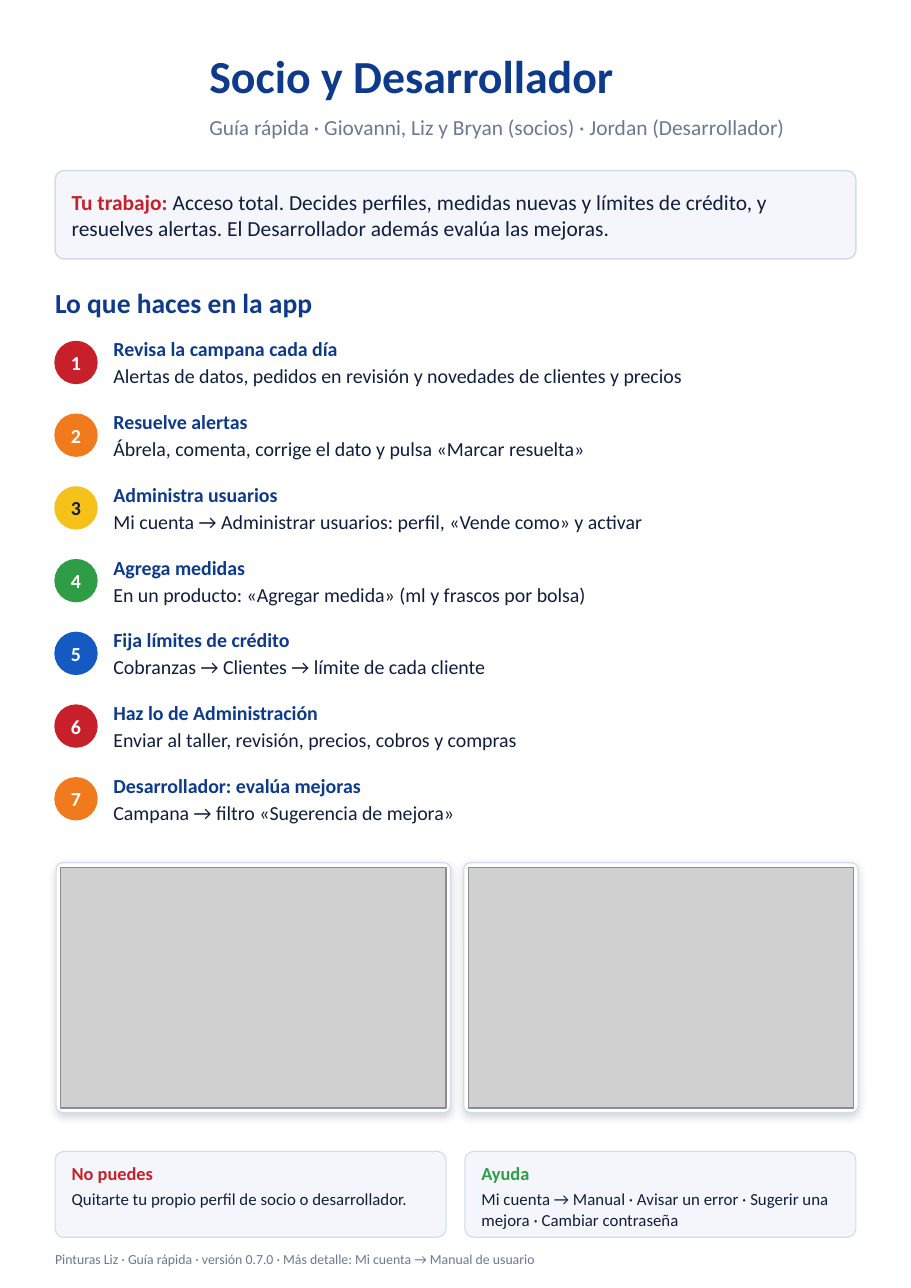
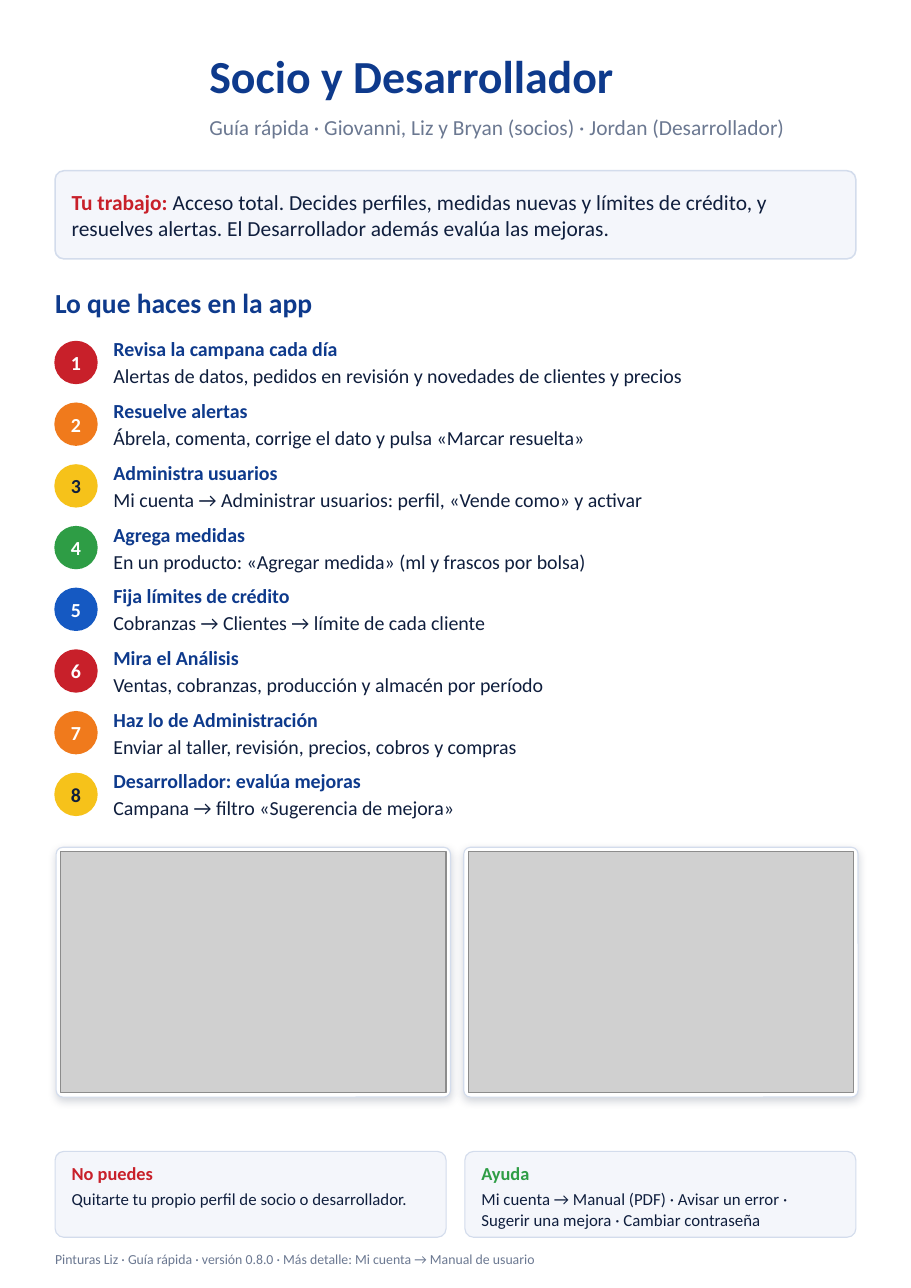
Before and after one commit to estadisticoJ/pinturas-liz-app, a slide deck: slide 1 of docs/capacitacion/guias-rapidas-pinturas-liz.pptx. Drawn at 911x1288 pixels with LibreOffice and Linux fonts; fonts in the diff are those of the drawing; grey boxes stand for pictures; background and template pictures are left out. Boxes give left, top, right and bottom in pixels: in the first picture for what was removed or moved away, otherwise in the second. Text is boxed around its words. In the diff, an @@ line names an element or a change of style, - is before the commit and + after.

Commit message:
v0.8.0 - Modulo Analisis, botones de manual y guia, datos demo

```diff
--- a/docs/capacitacion/guias-rapidas-pinturas-liz.pptx
+++ b/docs/capacitacion/guias-rapidas-pinturas-liz.pptx
@@ text "2": place and size @@
-text "2" at box(71, 430, 81, 443)
+text "2" at box(71, 419, 81, 432)
@@ ellipse: place and size @@
-ellipse at box(55, 414, 97, 456)
+ellipse at box(55, 403, 97, 445)
@@ text "Resuelve alertas": place and size @@
-text "Resuelve alertas" at box(113, 415, 584, 460)
+text "Resuelve alertas" at box(113, 404, 584, 449)
@@ text "3": place and size @@
-text "3" at box(71, 502, 81, 515)
+text "3" at box(71, 480, 81, 493)
@@ ellipse: place and size @@
-ellipse at box(55, 487, 97, 529)
+ellipse at box(55, 465, 97, 507)
@@ text "Administra usuarios": place and size @@
-text "Administra usuarios" at box(113, 488, 642, 533)
+text "Administra usuarios" at box(113, 466, 642, 511)
@@ text "4": place and size @@
-text "4" at box(71, 575, 81, 588)
+text "4" at box(71, 542, 81, 555)
@@ ellipse: place and size @@
-ellipse at box(55, 560, 97, 601)
+ellipse at box(55, 527, 97, 568)
@@ text "Agrega medidas": place and size @@
-text "Agrega medidas" at box(113, 561, 586, 606)
+text "Agrega medidas" at box(113, 528, 586, 573)
@@ text "5": place and size @@
-text "5" at box(71, 648, 81, 661)
+text "5" at box(71, 604, 81, 617)
@@ ellipse: place and size @@
-ellipse at box(55, 632, 97, 674)
+ellipse at box(55, 588, 97, 630)
@@ text "Fija límites de crédito": place and size @@
-text "Fija límites de crédito" at box(113, 633, 485, 674)
+text "Fija límites de crédito" at box(113, 589, 485, 630)
@@ text "6": place and size @@
-text "6" at box(71, 720, 81, 734)
+text "6" at box(71, 664, 81, 678)
@@ ellipse: place and size @@
-ellipse at box(55, 705, 97, 747)
+ellipse at box(55, 650, 97, 692)
@@ text added at box(113, 651, 543, 696), 13 pt, text #0F1E3D @@
+Mira el Análisis
+Ventas, cobranzas, producción y almacén por período
@@ text "7": place and size @@
-text "7" at box(71, 793, 81, 806)
+text "7" at box(71, 727, 81, 740)
@@ ellipse: place and size @@
-ellipse at box(55, 778, 97, 820)
+ellipse at box(55, 712, 97, 753)
@@ text "Haz lo de Administración": place and size @@
-text "Haz lo de Administración" at box(113, 706, 517, 751)
+text "Haz lo de Administración" at box(113, 713, 517, 758)
@@ ellipse added at box(55, 773, 97, 815), fill #F6C21A, outline #F6C21A 1 pt @@
@@ text "Desarrollador: evalúa mejoras": place and size @@
-text "Desarrollador: evalúa mejoras" at box(113, 779, 454, 824)
+text "Desarrollador: evalúa mejoras" at box(113, 774, 454, 819)
@@ text added at box(71, 788, 81, 802), 13 pt, text #0F1E3D, bold @@
+8
@@ 2 pictures, 2 rounded rectangles: place and size @@
-2 pictures, 2 rounded rectangles at box(56, 863, 858, 1113)
+2 pictures, 2 rounded rectangles at box(56, 847, 858, 1097)
@@ text at box(481, 1193, 780, 1229): text changed @@
-Mi cuenta → Manual · Avisar un error · Sugerir una mejora · Cambiar contraseña
+Mi cuenta → Manual (PDF) · Avisar un error · Sugerir una mejora · Cambiar contraseña
@@ text at box(55, 1254, 535, 1266): text changed @@
-Pinturas Liz · Guía rápida · versión 0.7.0 · Más detalle: Mi cuenta → Manual de usuario
+Pinturas Liz · Guía rápida · versión 0.8.0 · Más detalle: Mi cuenta → Manual de usuario
```
Also in this commit, not shown: 5 other slides changed, 34 other files.
